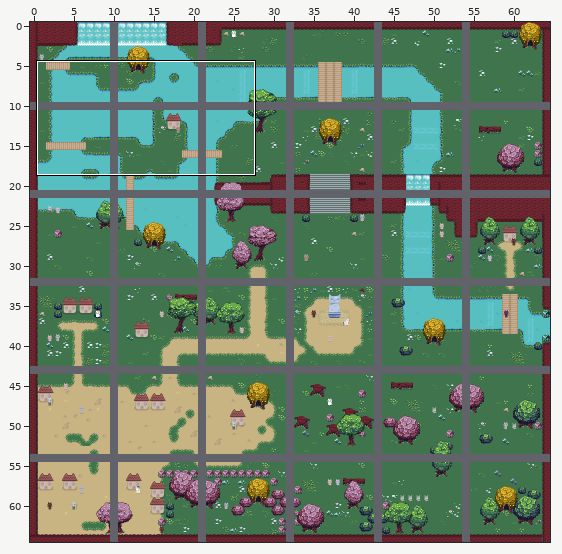
Tiled map: assets/data/world.tmx. Above: a wide view before the commit, with the close-up outlined.
Close-up. Before the commit:
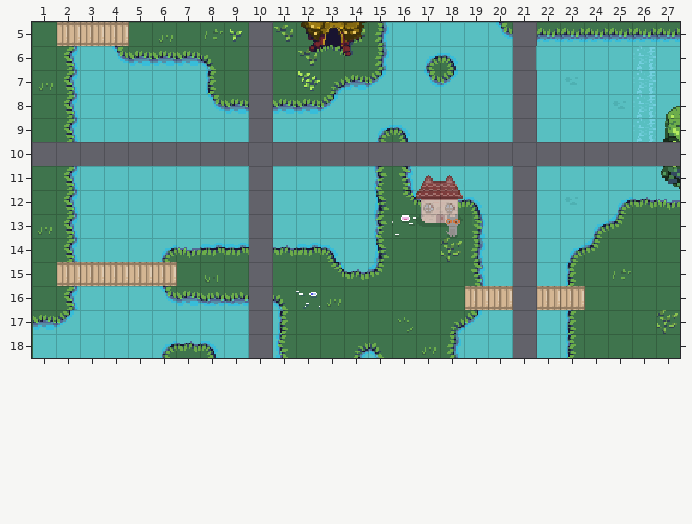
Cells are 16x16 px. Shown: x 1..27, y 5..18. The commit also changed other parts of the map, which this record leaves out. Tiles whose own drawing changed are shown in their newer look in all pictures.
New version:
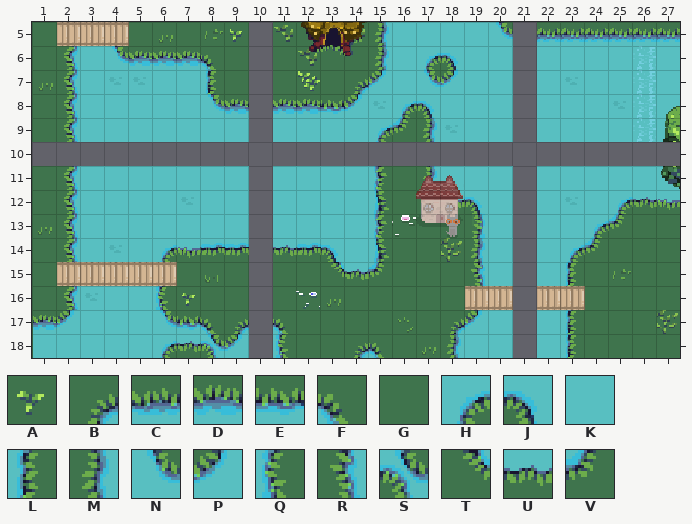
Key: from "tiles": A 6, B 144, C 146, D 147, E 148, F 149, G 150, H 169, J 170, K 171, L 173, M 192, N 193, P 194, Q 197, R 216, S 218, T 264, U 267, V 269.
_ is an empty cell, . an unchanged one.
What changed:
--- layer "background"
@@ x 13..17 @@
- 7 BD...
- 8 PK.KK
- 9 ...JK
+ 7 GB...
+ 8 EP.HJ
+ 9 ...VM
@@ x 16..17 @@
-11 RK
-12 TU
+11 GM
+12 GT
@@ x 6..11 @@
-16 NDCC.F
-17 KKKK.L
-18 ..JK..
+16 QAGG.G
+17 NEFB.F
+18 ..SP..
--- layer "foreground2"
@@ x 22..22 @@
- 6 K
+ 6 _
